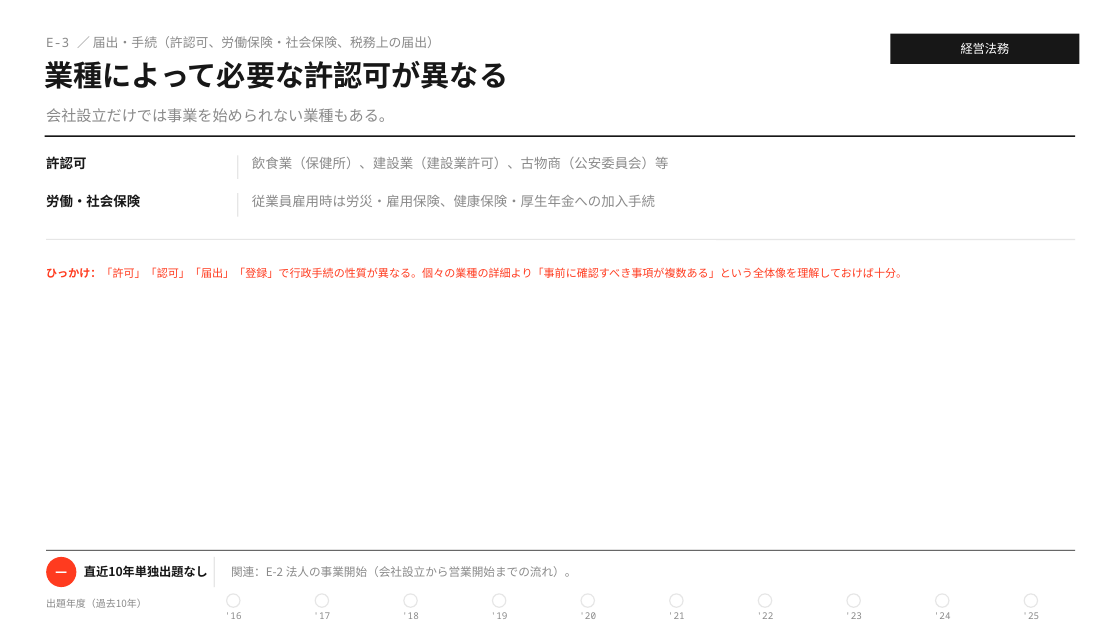
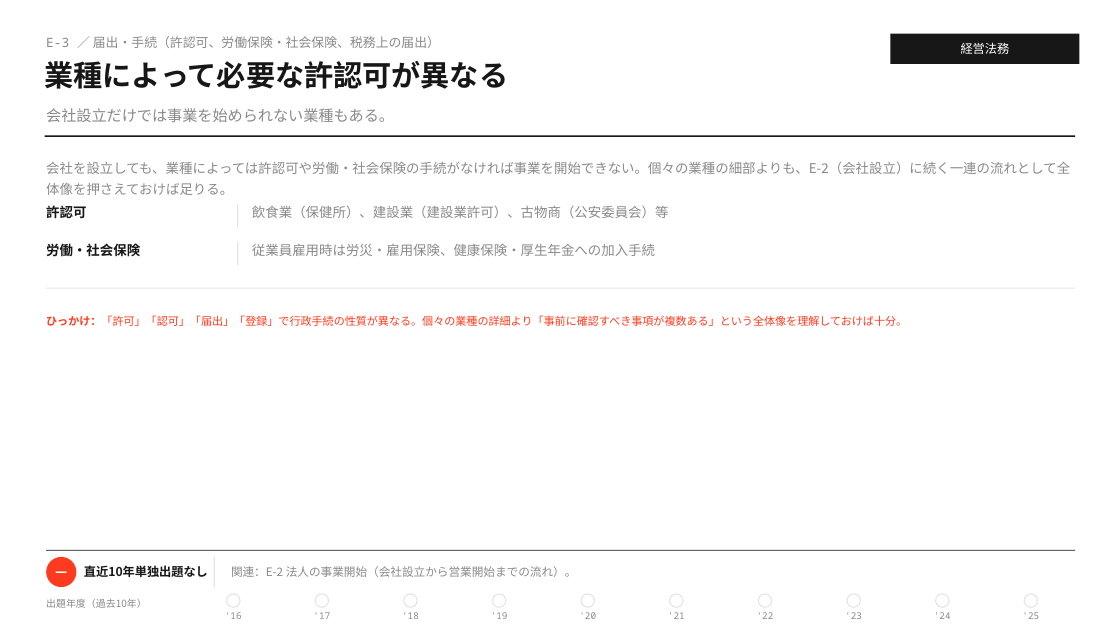
Before and after one commit to MasatoshiSano/SMEC, a slide deck: slide 5 of slides/1st_stage/E_business_law.pptx. Drawn at 1120x630 pixels with LibreOffice and Linux fonts; fonts in the diff are those of the drawing. Boxes give left, top, right and bottom in pixels: in the first picture for what was removed or moved away, otherwise in the second. Text is boxed around its words. In the diff, an @@ line names an element or a change of style, - is before the commit and + after.

```diff
--- a/slides/1st_stage/E_business_law.pptx
+++ b/slides/1st_stage/E_business_law.pptx
@@ text added at [46,162,1070,195], 11.5 pt, text #8A8A8A @@
+会社を設立しても、業種によっては許認可や労働・社会保険の手続がなければ事業を開始できない。個々の業種の細部よりも、E-2（会社設立）に続く一連の流れとして全体像を押さえておけば足りる。
@@ line moved from (238, 193) - (238, 217) to (238, 204) - (238, 228) @@
@@ line moved from (238, 155) - (238, 179) to (238, 242) - (238, 266) @@
@@ 5 texts, 1 line: place and size @@
-5 texts, 1 line at [46,156,1075,278]
+5 texts, 1 line at [46,205,1075,326]
```
Also in this commit, not shown: 26 other slides changed, 2 other files.
